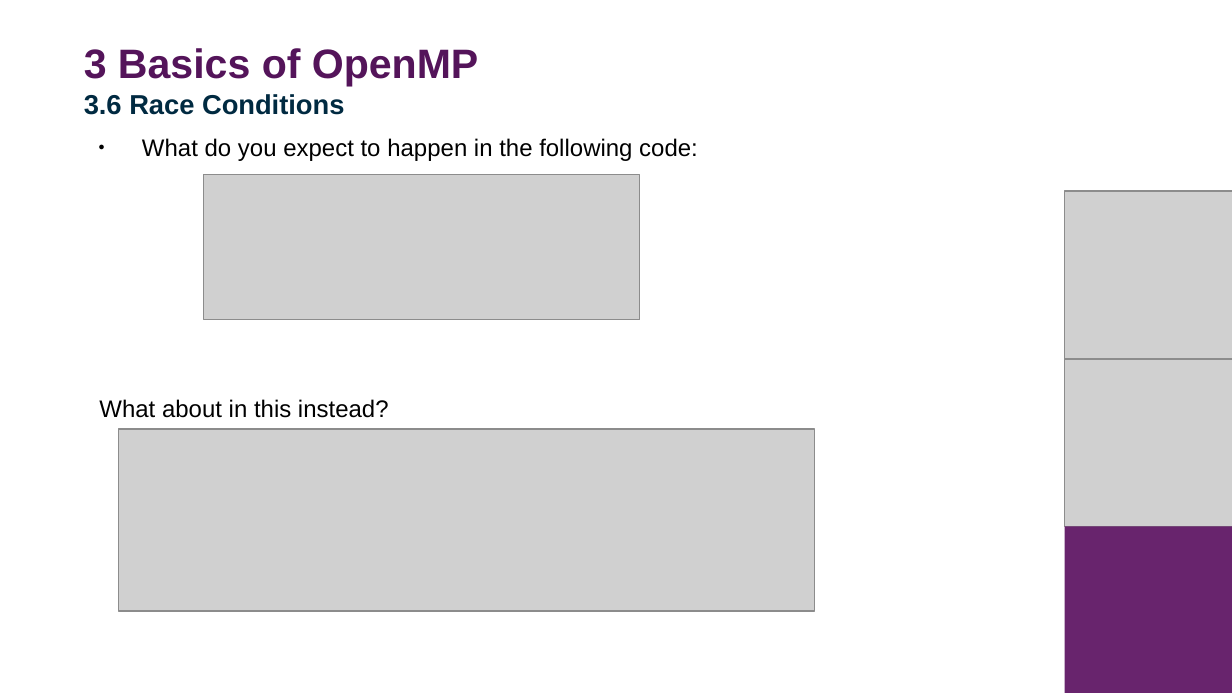
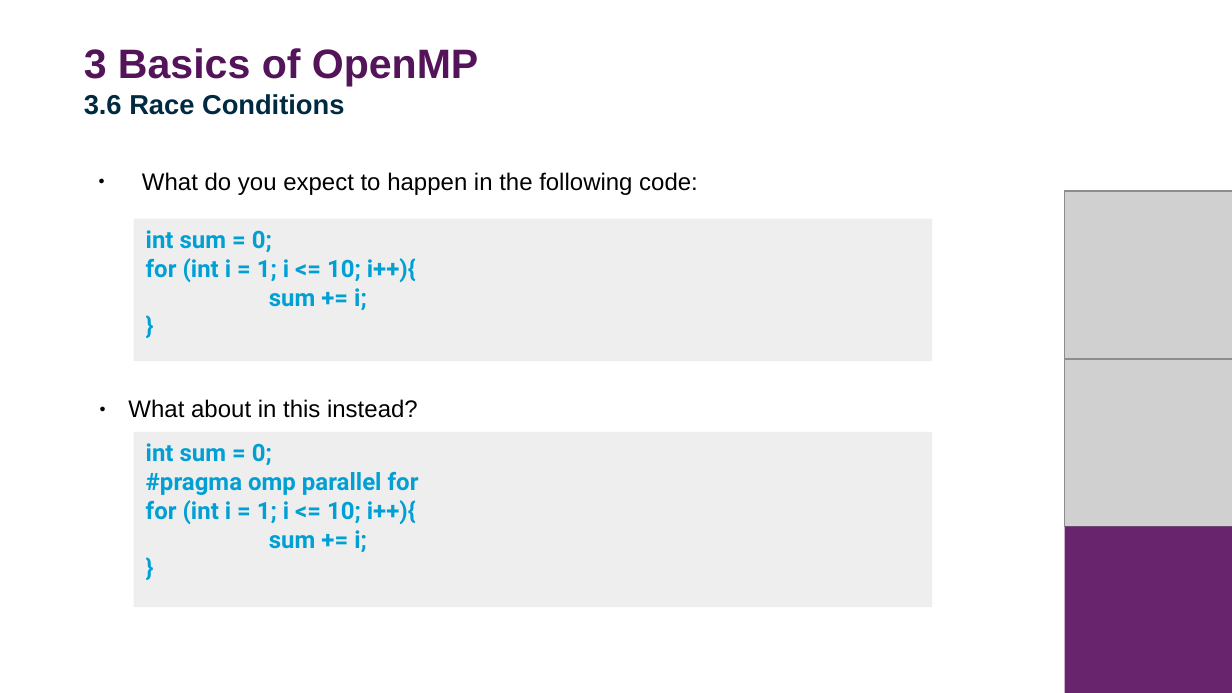
Before and after one commit to DurhamARC-Training/BasicParallelProgramming, a slide deck: slide 68 of OpenMPMPIShortCourse_Winter2025.odp. Drawn at 1232x693 pixels with LibreOffice and Linux fonts; fonts in the diff are those of the drawing; grey boxes stand for pictures; background and template pictures are left out. Boxes give left, top, right and bottom in pixels: in the first picture for what was removed or moved away, otherwise in the second. Text is boxed around its words. In the diff, an @@ line names an element or a change of style, - is before the commit and + after.

Commit message:
finishing scheduling example and OpenMP slides

```diff
--- a/OpenMPMPIShortCourse_Winter2025.odp
+++ b/OpenMPMPIShortCourse_Winter2025.odp
@@ text "What do you expect to ...": place and size @@
-text "What do you expect to ..." at (142, 138, 698, 161)
+text "What do you expect to ..." at (142, 172, 698, 195)
@@ picture removed at (203, 175, 639, 320) @@
@@ rectangle added at (133, 218, 931, 361), fill #EEEEEE, 14 pt, text #009FD4, bold @@
+int sum = 0;
+for (int i = 1; i <= 10; i++){
+sum += i;
+}
@@ text "What about in this instead?" at (128, 399, 418, 418): bullet none to ● @@
@@ picture removed at (118, 429, 814, 611) @@
@@ rectangle added at (133, 432, 931, 607), fill #EEEEEE, 14 pt, text #009FD4, bold @@
+int sum = 0;
+#pragma omp parallel for
+for (int i = 1; i <= 10; i++){
+sum += i;
+}
```
Also in this commit, not shown: 15 other slides changed, 6 slides added, 2 slides removed, 2 other files.
